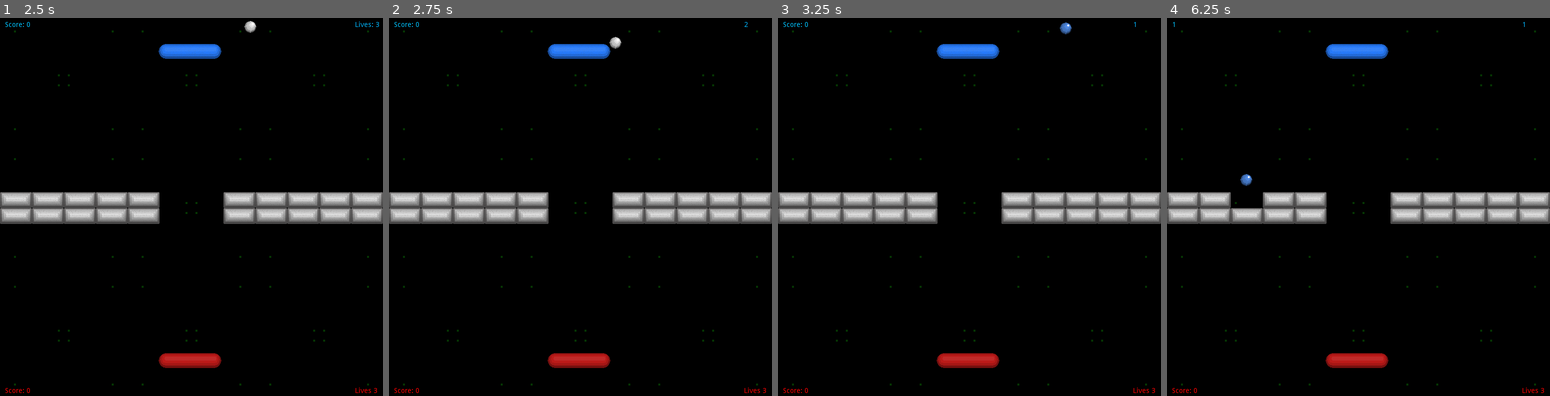
Above: before the commit, frames 1-4 (left to right).
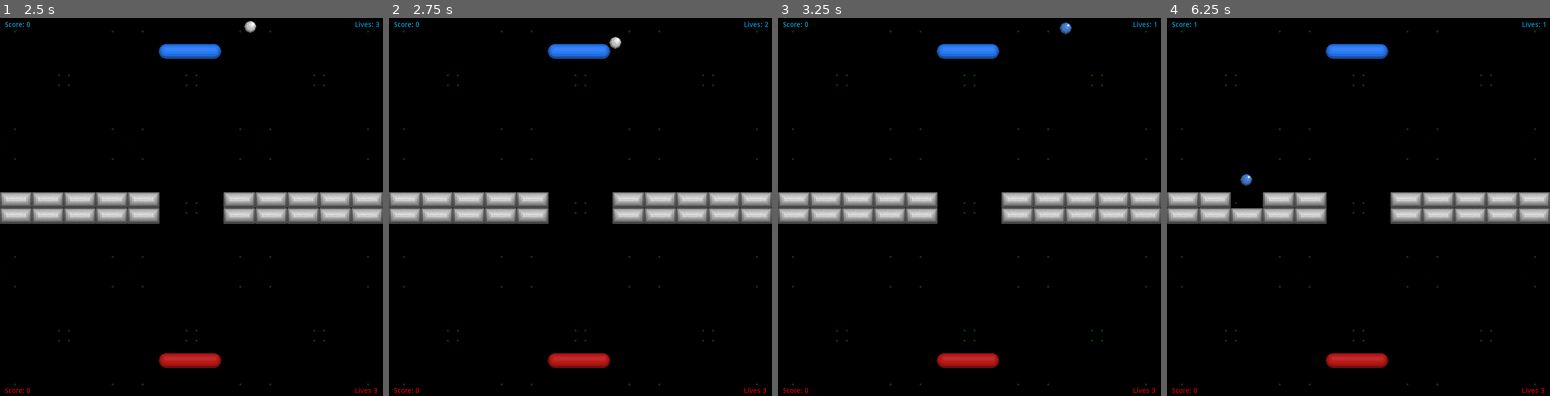
Above: after the commit, the same moments.

Repository: hiniko/BreakoutVs
Game: Godot game, scene res://Scenes/TestArena.tscn
Two runs of this game, one before a commit and one after it. Both use one fixed random seed, a clock stepped at 60 frames per second and the inputs below.
Inputs:
- Up to frame 1 (2.5 s): no input
- Up to frame 2 (2.75 s): no input
- Up to frame 3 (3.25 s): no input
- Up to frame 4 (6.25 s): no input

Frame 1 is identical in both runs. In frame 2, less than 0.1% of the frame differs, in the area x 92-100%, y 0-3%; in frame 3, less than 0.1%; in frame 4, less than 0.1%, in the area x 1-99%, y 0-3%.

Commit message:
Game over Functionality

Diff:
--- /dev/null
+++ b/BreakoutVs/Scenes/GameOverScreen.gd
@@ -0,0 +1,9 @@
+extends CanvasLayer
+
+
+func _on_quitButton_pressed():
+	get_tree().quit()
+
+
+func _on_restartButton_pressed():
+	get_tree().change_scene("res://Scenes/TestArena.tscn")
--- a/BreakoutVs/Scenes/TestArena.tscn
+++ b/BreakoutVs/Scenes/TestArena.tscn
@@ -1,12 +1,16 @@
-[gd_scene load_steps=8 format=2]
+[gd_scene load_steps=10 format=2]
 
 [ext_resource path="res://Actors/Bricks.tscn" type="PackedScene" id=1]
 [ext_resource path="res://Actors/Ball.tscn" type="PackedScene" id=2]
 [ext_resource path="res://Actors/Wall.tscn" type="PackedScene" id=3]
 [ext_resource path="res://Src/TestArena.gd" type="Script" id=4]
+[ext_resource path="res://Scenes/GameOverScreen.gd" type="Script" id=5]
 [ext_resource path="res://Actors/Paddle.tscn" type="PackedScene" id=6]
 [ext_resource path="res://Assets/BackgroundTile.png" type="Texture" id=8]
 
+[sub_resource type="StyleBoxFlat" id=2]
+bg_color = Color( 0.0941176, 0.0823529, 0.101961, 1 )
+
 [sub_resource type="Theme" id=1]
 
 [node name="Node2D" type="Node2D"]
@@ -14,6 +18,74 @@
 __meta__ = {
 "_edit_horizontal_guides_": [ 69.5553, 689.501, 9.71716, 757.847, 384.0 ],
 "_edit_vertical_guides_": [ 381.1, 757.887, 10.296 ]
+}
+
+[node name="GameOverScreen" type="CanvasLayer" parent="."]
+layer = 2
+script = ExtResource( 5 )
+
+[node name="PanelContainer" type="PanelContainer" parent="GameOverScreen"]
+margin_left = 5.0
+margin_right = 764.0
+margin_bottom = 352.0
+custom_styles/panel = SubResource( 2 )
+__meta__ = {
+"_edit_use_anchors_": false
+}
+
+[node name="MarginContainer" type="MarginContainer" parent="GameOverScreen/PanelContainer"]
+margin_right = 759.0
+margin_bottom = 352.0
+custom_constants/margin_right = 40
+custom_constants/margin_top = 40
+custom_constants/margin_left = 40
+custom_constants/margin_bottom = 40
+__meta__ = {
+"_edit_use_anchors_": false
+}
+
+[node name="Rows" type="VBoxContainer" parent="GameOverScreen/PanelContainer/MarginContainer"]
+margin_left = 40.0
+margin_top = 40.0
+margin_right = 719.0
+margin_bottom = 312.0
+
+[node name="Title" type="Label" parent="GameOverScreen/PanelContainer/MarginContainer/Rows"]
+margin_right = 679.0
+margin_bottom = 14.0
+text = "GAME OVER!"
+
+[node name="restartButton" type="Button" parent="GameOverScreen/PanelContainer/MarginContainer/Rows/Title"]
+anchor_left = -0.000785547
+anchor_right = -0.000785547
+margin_left = 4.0
+margin_top = 50.0
+margin_right = 304.0
+margin_bottom = 100.0
+text = "Restart"
+__meta__ = {
+"_edit_use_anchors_": false
+}
+
+[node name="quitButton" type="Button" parent="GameOverScreen/PanelContainer/MarginContainer/Rows/Title"]
+margin_left = 374.0
+margin_top = 50.0
+margin_right = 674.0
+margin_bottom = 100.0
+custom_constants/hseparation = 0
+text = "Quit"
+__meta__ = {
+"_edit_use_anchors_": false
+}
+
+[node name="winnerLabel" type="Label" parent="GameOverScreen/PanelContainer/MarginContainer/Rows/Title"]
+margin_left = 297.622
+margin_top = 185.614
+margin_right = 376.622
+margin_bottom = 199.614
+text = "Player Wins!"
+__meta__ = {
+"_edit_use_anchors_": false
 }
 
 [node name="Background" type="Node" parent="."]
@@ -251,3 +323,6 @@
 visible = false
 anchor_mode = 0
 current = true
+
+[connection signal="pressed" from="GameOverScreen/PanelContainer/MarginContainer/Rows/Title/restartButton" to="GameOverScreen" method="_on_restartButton_pressed"]
+[connection signal="pressed" from="GameOverScreen/PanelContainer/MarginContainer/Rows/Title/quitButton" to="GameOverScreen" method="_on_quitButton_pressed"]
--- a/BreakoutVs/Src/TestArena.gd
+++ b/BreakoutVs/Src/TestArena.gd
@@ -10,11 +10,12 @@
 onready var p2ScoreUI = get_node("UI/player2ScoreCounter")
 onready var p1LivesUI = get_node("UI/player1LivesCounter")
 onready var p2LivesUI = get_node("UI/player2LivesCounter")
-
+onready var playerWinnerUI = get_node("GameOverScreen/PanelContainer/MarginContainer/Rows/Title/winnerLabel")
 
 func _ready():
 	GameSignals.connect("BrickDestroyed", self, "_playerScore")
 	GameSignals.connect("lifeLost", self, "_playerLives")
+	$GameOverScreen.get_child(0).hide()
 func _process(delta):
 	pass
 
@@ -22,18 +23,21 @@
 	print("calc Score")
 	if lastTouch == Ball.BallOwner.Blue:
 		player1Score += value
-		p1ScoreUI.text = str(player1Score)
+		p1ScoreUI.text = "Score: " + str(player1Score)
 	elif lastTouch == Ball.BallOwner.Red:
 		player2Score += value
-		p2ScoreUI.text = str(player2Score)
+		p2ScoreUI.text = "Score: " + str(player2Score)
 
 func _playerLives(wallName):
 	if wallName == "topWall":
 		player1Lives -= 1
-		p1LivesUI.text = str(player1Lives)
+		p1LivesUI.text = "Lives: " + str(player1Lives)
 	elif wallName == "bottomWall":
 		player2Lives -= 1
-		p2LivesUI.text = str(player2Lives)
-	if player1Lives || player2Lives == 0:
-		print("Game over")
-#	display "game over"
+		p2LivesUI.text = "Lives: " + str(player2Lives)
+	if player1Lives == 0 || player2Lives == 0:
+		$GameOverScreen.get_child(0).show()
+		if player1Lives == 0:
+			playerWinnerUI.text = "Player 2 Wins"
+		elif player2Lives == 0:
+			playerWinnerUI.text = "Player 1 Wins"
